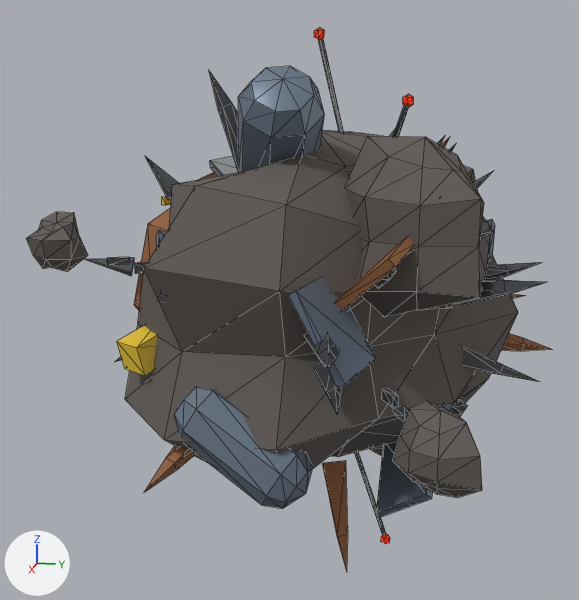
One commit to the glTF model godot/assets/stations/pirate_hideout.glb: the scene before it, then after it.
One viewpoint serves both versions: a 50 mm lens placed at (2.549, 0.427, 0.621), pointed at (0.063, -0.071, 0.0). The axes (+X, +Y, +Z) are drawn at lower left. The lights are the same throughout. The picture after the commit comes second. Mesh edges are drawn as thin lines. Where no turn or scale is listed for an object, it has been applied to the vertices. Vertices at exactly the same position are counted once.

In view in the first picture: 'pirate_hideout'.
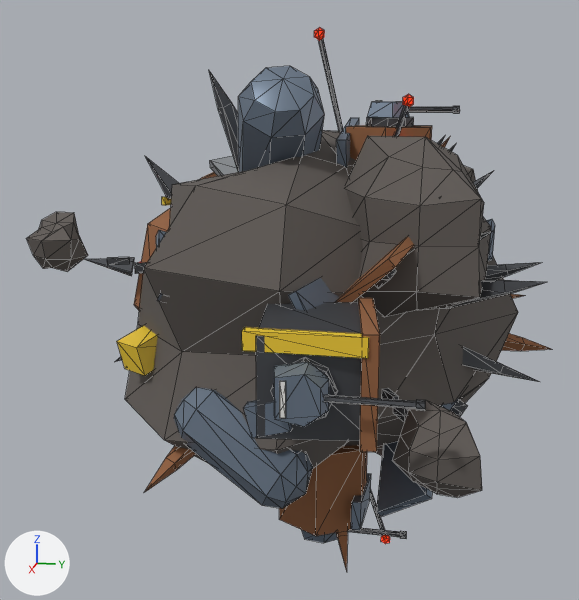
The newer file is also rescaled (x1.013), turned or shifted as a whole; pictures and numbers use the older file's frame.

Location of each change, [x1, y1, x2, y2] in pixels of the pictures (579 x 600 px):
'Turret_0', added: after [271, 358, 425, 427]
    faces in mat_steel (greyish blue #768495): [274, 362, 329, 427]
    faces in mat_hulldark (dark grey #4d5055): [271, 358, 425, 420]
    faces in mat_accent (white #e7e7e5): [279, 381, 286, 418]
'Turret_2', added: after [366, 101, 460, 127]
    faces in mat_hulldark (dark grey #4d5055): [366, 106, 460, 127]
    faces in mat_steel (greyish blue #768495): [367, 102, 409, 118]
'Turret_1', added: after [302, 528, 406, 543]
    faces in mat_hulldark (dark grey #4d5055): [348, 528, 406, 539]
    faces in mat_steel (greyish blue #768495): [302, 530, 337, 543]
part 1 of me_pirate_hideout, added (brown): after [279, 445, 367, 536]
part 2 of me_pirate_hideout, added (brown): after [346, 125, 432, 161]
part 3 of me_pirate_hideout, added (yellow): after [242, 327, 369, 358]
part 4 of me_pirate_hideout, added: after [336, 118, 359, 168]
part 5 of me_pirate_hideout, added: after [244, 298, 380, 530]

Patch to the scene script:
```diff
--- a/godot/assets/stations/pirate_hideout.glb.py
+++ b/godot/assets/stations/pirate_hideout.glb.py
@@ me_pirate_hideout @@
 # used by ob_pirate_hideout; location = (0.0, 0.0, 0.0)
-me_pirate_hideout.from_pydata(...)  # 1110 vertices, 1812 faces; spans x -0.87..0.87, y -0.79..0.79, z -0.84..0.84
+me_pirate_hideout.from_pydata(...)  # 1198 vertices, 1948 faces; spans x -0.87..0.91, y -0.79..0.79, z -0.84..0.84
+# me_pirate_hideout part 1: a new loose piece, a 6-sided cylinder along z spanning x 0.08..0.38, y -0.05..0.2, z -0.65..-0.39, in mat_rust (brown #9b6945)
+# me_pirate_hideout part 2: a new loose piece, a 6-sided cylinder along z spanning x -0.02..0.26, y 0.12..0.36, z 0.31..0.55, in mat_rust (brown #9b6945)
+# me_pirate_hideout part 3: a new loose piece, a box spanning x 0.877..0.905, y -0.009..0.27, z 0.09..0.136, in mat_hazard (yellow #edc830)
+# me_pirate_hideout part 4: the loose piece of 8 vertices spanning x 0.22..0.39, y -0.13..-0.07, z 0.47..0.65 is copied, and the copy is multiplied about its middle by the matrix ((0.864, 0.232, 1.278), (-0.404, 1.507, 0.0), (-1.234, -0.331, 0.895)), then moved by (-0.19, 0.22, -0.06), in mat_steel (greyish blue #768495); it spans x -0.04..0.28, y 0.11..0.14, z 0.44..0.58
+# me_pirate_hideout part 5
+# 32 vertices are added at x 0.07..0.91, y -0.02..0.29, z -0.67..0.14
+# 12 new faces join them, mat_hulldark (dark grey #4d5055)
+# 12 new faces join them, mat_rust (brown #9b6945)
+# 24 new faces join them, mat_steel (greyish blue #768495)
+# other edits to the shape of me_pirate_hideout do not show in these pictures
 me_pirate_hideout.materials.append(mat_rock)
@@ me_turret_2 @@
+me_turret_2.from_pydata(...)  # 56 vertices, 92 faces; spans x -0.069..0.069, y -0.069..0.198, z 0.0..0.074
+# faces by material slot: [60, 20, 12]
+me_turret_2.materials.append(mat_hulldark)  # dark grey #4d5055
+me_turret_2.materials.append(mat_steel)  # greyish blue #768495
+me_turret_2.materials.append(mat_accent)  # white #e7e7e5
@@ me_turret_1 @@
+me_turret_1.from_pydata(...)  # 56 vertices, 92 faces; spans x -0.072..0.072, y -0.072..0.265, z -0.078..0.0
+# faces by material slot: [60, 20, 12]
+me_turret_1.materials.append(mat_hulldark)  # dark grey #4d5055
+me_turret_1.materials.append(mat_steel)  # greyish blue #768495
+me_turret_1.materials.append(mat_accent)  # white #e7e7e5
@@ me_turret_0 @@
+me_turret_0.from_pydata(...)  # 56 vertices, 92 faces; spans x 0.0..0.078, y -0.072..0.265, z -0.072..0.072
+# faces by material slot: [60, 20, 12]
+me_turret_0.materials.append(mat_hulldark)  # dark grey #4d5055
+me_turret_0.materials.append(mat_steel)  # greyish blue #768495
+me_turret_0.materials.append(mat_accent)  # white #e7e7e5
@@ ob_turret_2 @@
+ob_turret_2 = bpy.data.objects.new('Turret_2', me_turret_2)
+ob_turret_2.location = (0.121, 0.242, 0.554)
@@ ob_turret_1 @@
+ob_turret_1 = bpy.data.objects.new('Turret_1', me_turret_1)
+ob_turret_1.location = (0.232, 0.075, -0.653)
@@ ob_turret_0 @@
+ob_turret_0 = bpy.data.objects.new('Turret_0', me_turret_0)
+ob_turret_0.location = (0.891, 0.13, 0.007)
```
